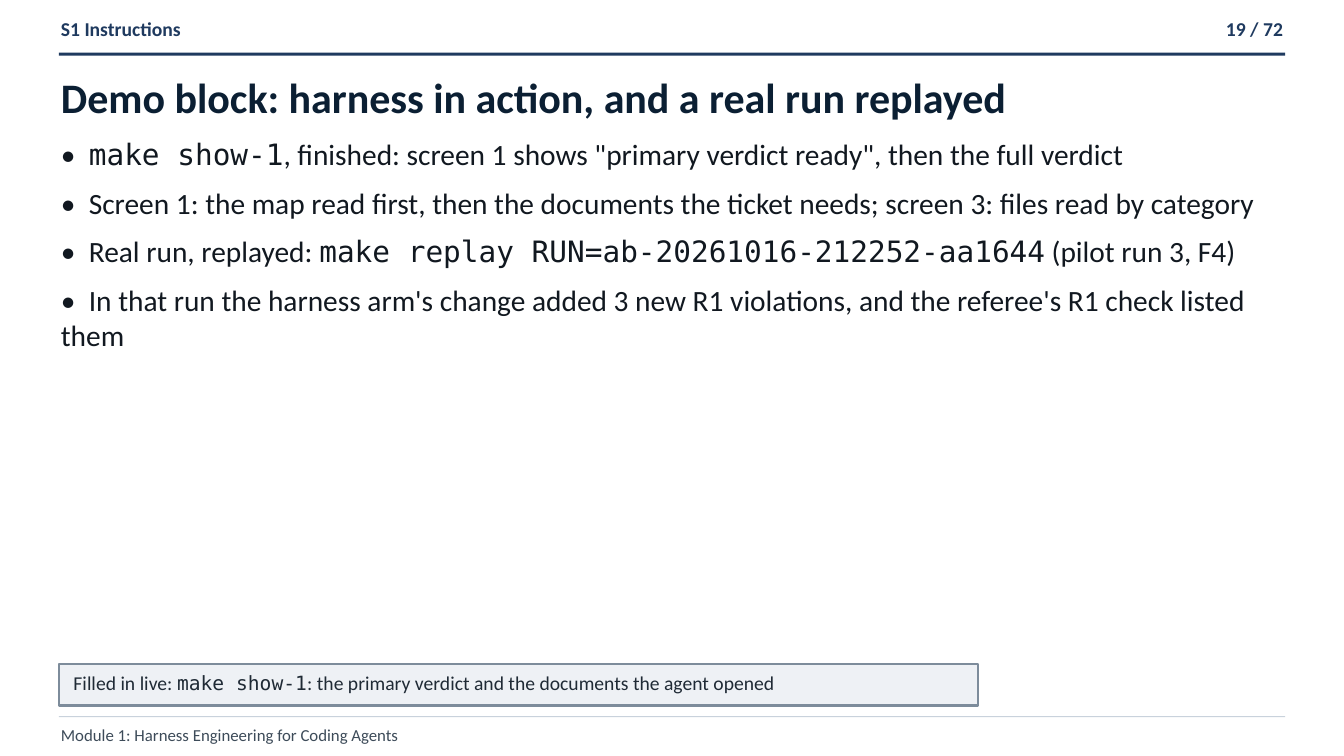
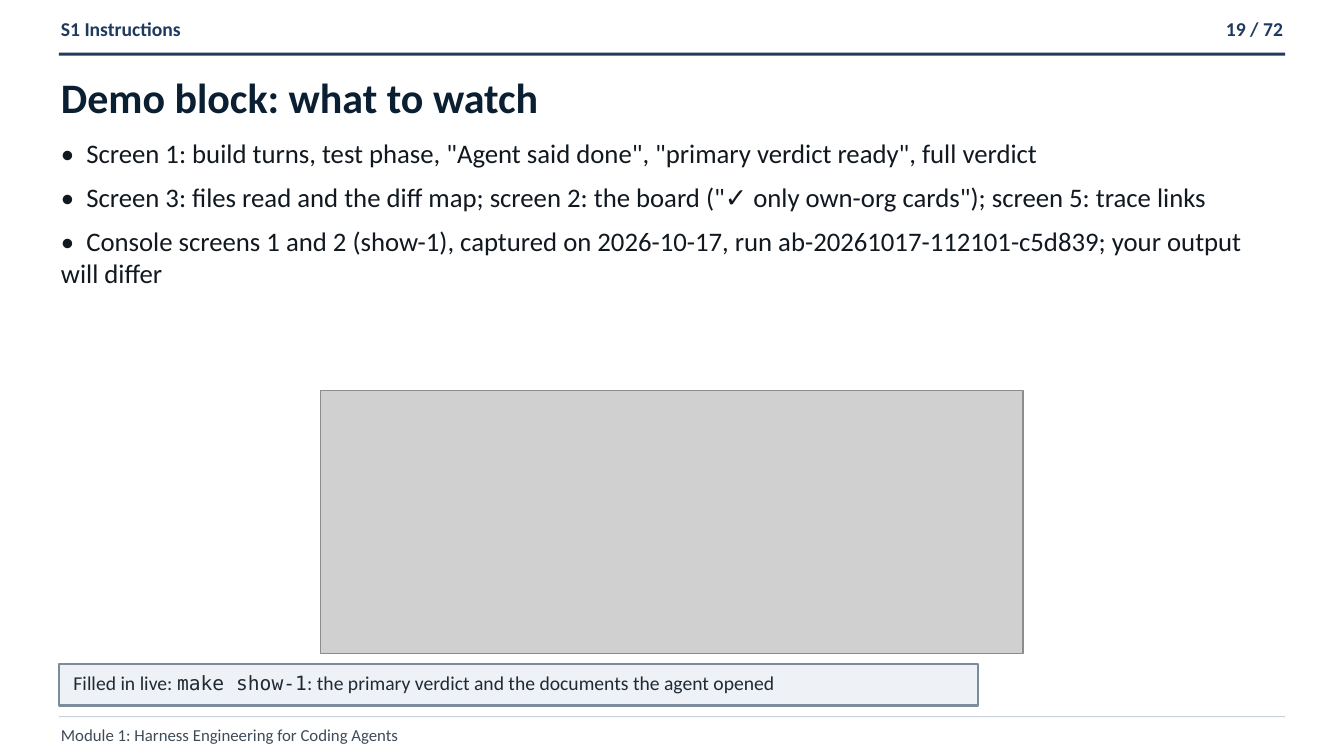
Before and after one commit to ANI-IN/shipharness-dev, a slide deck: slide 19 of slides/deck.pptx. Drawn at 1344x756 pixels with LibreOffice and Linux fonts; fonts in the diff are those of the drawing; grey boxes stand for pictures. Boxes give left, top, right and bottom in pixels: in the first picture for what was removed or moved away, otherwise in the second. Text is boxed around its words. In the diff, an @@ line names an element or a change of style, - is before the commit and + after.

```diff
--- a/slides/deck.pptx
+++ b/slides/deck.pptx
@@ text at <box>61,83,538,114</box>: text changed @@
-Demo block: harness in action, and a real run replayed
+Demo block: what to watch
@@ text at <box>61,144,1241,283</box>: text changed; size 21 to 19.1 pt @@
-• make show-1, finished: screen 1 shows "primary verdict ready", then the full verdict
-• Screen 1: the map read first, then the documents the ticket needs; screen 3: files read by category
-• Real run, replayed: make replay RUN=ab-20261016-212252-aa1644 (pilot run 3, F4)
-• In that run the harness arm's change added 3 new R1 violations, and the referee's R1 check listed them
+• Screen 1: build turns, test phase, "Agent said done", "primary verdict ready", full verdict
+• Screen 3: files read and the diff map; screen 2: the board ("✓ only own-org cards"); screen 5: trace links
+• Console screens 1 and 2 (show-1), captured on 2026-10-17, run ab-20261017-112101-c5d839; your output will differ
@@ picture added at <box>321,391,1023,653</box> @@
```
Also in this commit, not shown: 19 other slides changed, 10 other files.
